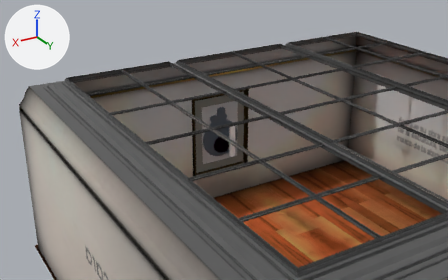
The glTF model portfolio/ar-vr-final/assets/artworks/29/scene.gltf as it was, and as the next commit left it.
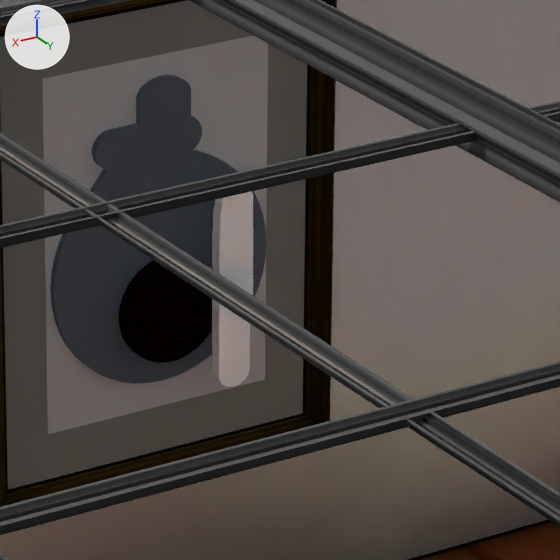
There are two pictures of each version: one from a 50 mm camera at (114.8, 200.3, 147.0) aimed at (-22.2, -28.1, 32.8), one close up on the part from 44% to 63% of the width and 34% to 66% of the height. The axes (+X, +Y, +Z) are drawn at upper left. The lights are the same throughout. Both versions are drawn at frame 26 of the action 'Anim_0'; the numbers are the values there.

In view in the first close-up: 'Cube.1', 'Cylinder', 'Cylinder.1', 'Extrude', 'Extrude.1', 'Extrude.3', 'Extrude.5', 'Extrude.6', 'Extrude.7', 'Floor', 'Plane', 'muros', 'muros.1', 'muros.2'.
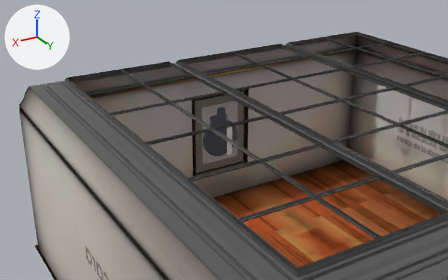
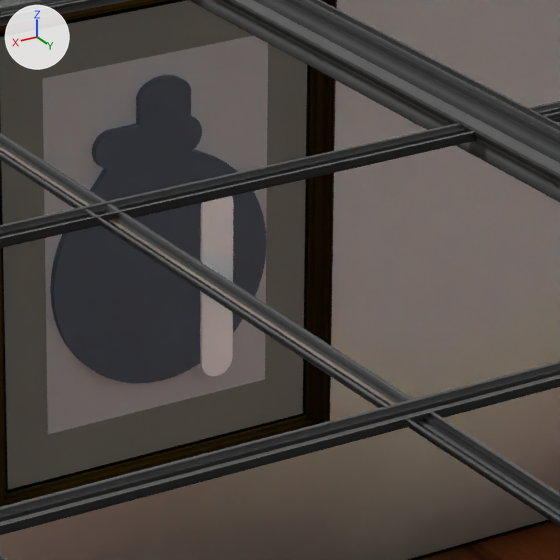
ob_null is not drawn itself; it is the parent of ob_extrude, ob_extrude_7, ob_extrude_4, ob_extrude_3, ob_extrude_1.

Pixel boxes (x1, y1, x2, y2) of what changed, in the close-ups (560 x 560 px):
'Cylinder.1', moved, rescaled (not visible afterwards)
    before: (119, 256, 212, 363)
'Extrude', moved, rescaled
    before: (212, 228, 250, 387)
    after: (197, 213, 233, 376)
'Extrude.3', moved
    before: (215, 191, 253, 269)
    after: (201, 196, 233, 258)
'Extrude.1', moved
    before: (213, 205, 251, 291)
    after: (202, 203, 234, 280)
'Extrude.7', moved, rescaled
    before: (222, 259, 253, 312)
    after: (200, 222, 233, 304)

Patch to the scene script:
```diff
--- a/portfolio/ar-vr-final/assets/artworks/29/scene.gltf.py
+++ b/portfolio/ar-vr-final/assets/artworks/29/scene.gltf.py
@@ ob_null @@
 ob_null = bpy.data.objects.new('Null', None)
-ob_null.location = (-21.04, -26.64, 34.55)
+ob_null.location = (-21.04, -29.09, 34.55)
@@ ob_extrude @@
 ob_extrude.parent = ob_null
-ob_extrude.location = (-4.742, 0.00214, -3.134)
-ob_extrude.scale = (1.0, 1.0, 0.9)
+ob_extrude.location = (-4.742, 0.00214, -2.666)
+ob_extrude.scale = (1.0, 1.0, 0.969)
@@ ob_extrude_7 @@
 ob_extrude_7.parent = ob_null
-ob_extrude_7.location = (-4.987, 0.00214, -0.811)
+ob_extrude_7.location = (-4.74, 0.00214, -0.733)
 ob_extrude_7.rotation_euler = (0.0, -3.142, 0.0)  # degrees (0, -180, 0)
-ob_extrude_7.scale = (1.0, 1.0, 0.881)
+ob_extrude_7.scale = (1.0, 1.0, 0.955)
@@ ob_extrude_3 @@
 ob_extrude_3.parent = ob_null
-ob_extrude_3.location = (-4.933, 0.0128, 2.826)
+ob_extrude_3.location = (-4.747, 0.00916, 1.631)
 ob_extrude_3.rotation_euler = (0.00289, -3.142, -0.000896)  # degrees (0.2, -180, -0.1)
@@ ob_extrude_1 @@
 ob_extrude_1.parent = ob_null
-ob_extrude_1.location = (-4.792, 0.00214, 0.105)
+ob_extrude_1.location = (-4.75, 0.00214, -0.268)
 ob_extrude_1.rotation_euler = (0.0, -0.0025, 0.0)  # degrees (0, -0.1, 0)
@@ ob_cylinder_1 @@
 ob_cylinder_1 = bpy.data.objects.new('Cylinder.1', me_cylinder_1)
-ob_cylinder_1.location = (-21.07, -27.85, 30.96)
+ob_cylinder_1.location = (-21.07, -29.34, 30.96)
 ob_cylinder_1.rotation_euler = (-1.571, -1.571, 0.0)  # degrees (-90, -90, 0)
-ob_cylinder_1.scale = (0.676, 0.676, 0.676)
+ob_cylinder_1.scale = (0.24, 0.24, 0.24)
```
